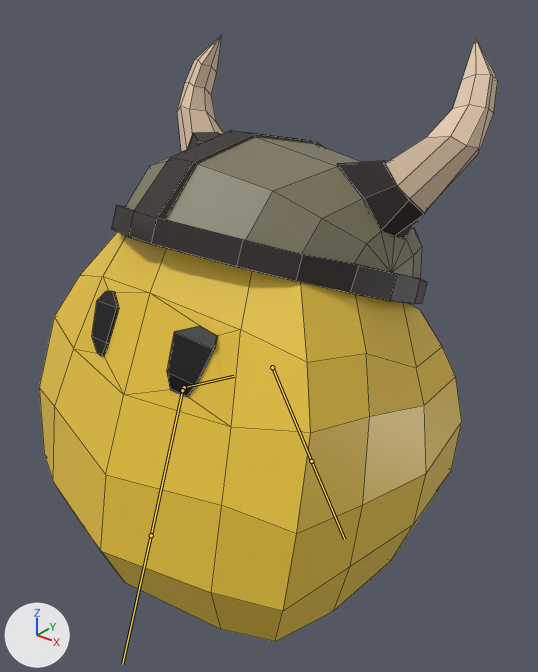
Two versions of the FBX model Assets/Prefabs/Models/FighterBlob.fbx, one commit apart.
One viewpoint serves both versions: a 50 mm lens placed at (1.171, -1.443, 1.483), pointed at (0.061, -0.057, 0.624). The lights are fixed; the arrows at lower left show +X, +Y and +Z. Both versions are drawn at frame 10 of the action 'Armature|Walk'; the numbers are the values there. The bones that bend it are drawn over the model as lines. Mesh edges are drawn as thin lines.

Objects in the first picture: 'Cube', 'Helmet'.
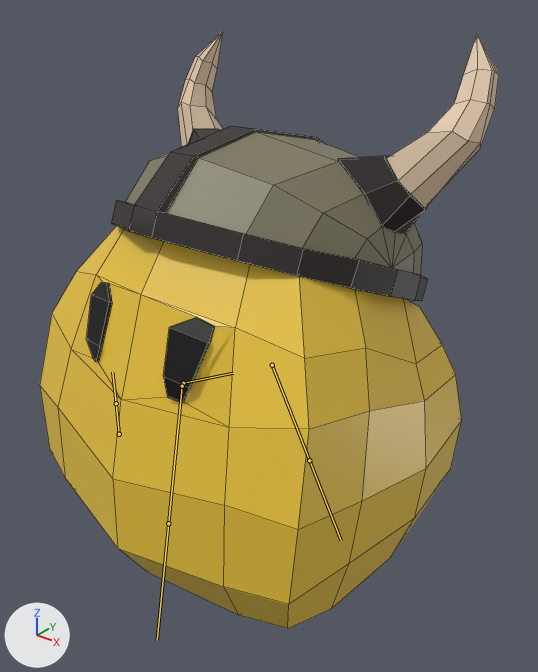
Changed parts and their boxes [x1, y1, x2, y2] in the pictures (538 x 672 px):
'Cube', posed: before [39, 232, 462, 641]; after [40, 226, 461, 629]
'Helmet', posed: before [111, 34, 498, 304]; after [111, 31, 499, 301]
bone 'Body', root to tip: before (184, 387) to (234, 376); after (183, 383) to (233, 373)
bone 'BackFoot', root to tip: before (272, 367) to (311, 461); after (272, 365) to (309, 460)
bone 'FrontFoot', root to tip: before (182, 390) to (151, 535); after (182, 386) to (168, 523)

The edits, one by one:
Bone 'Body' (bone_body) moves from (0.322, 0.033, -0.04) to (0.35, 0.027, -0.041).
Bone 'BackFoot' (bone_backfoot) turns from (19, 5, -2) to (19, 4, -2) degrees about its own x, y and z.
Bone 'FrontFoot' (bone_frontfoot) turns from (-1, 1, 1) to (8, 0, -2) degrees about its own x, y and z.
